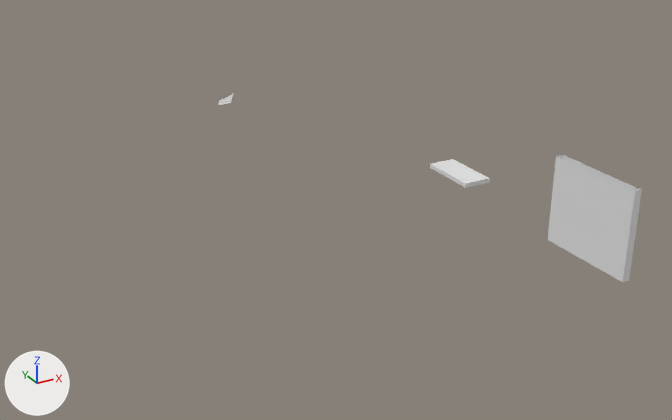
The Blender file Assets/models/cave/room02/room02a.blend as it was, and as the next commit left it.
Camera for both pictures: a 50 mm camera at (-155.7, -99.3, 23.7) aimed at (-130.3, -53.2, 0.6). The lights are fixed; the arrows at lower left show +X, +Y and +Z. Materials are left out; every surface is plain grey.

The first picture shows '02a.001_room', '02b_connector', 'leo_center', 'leo_frame'.
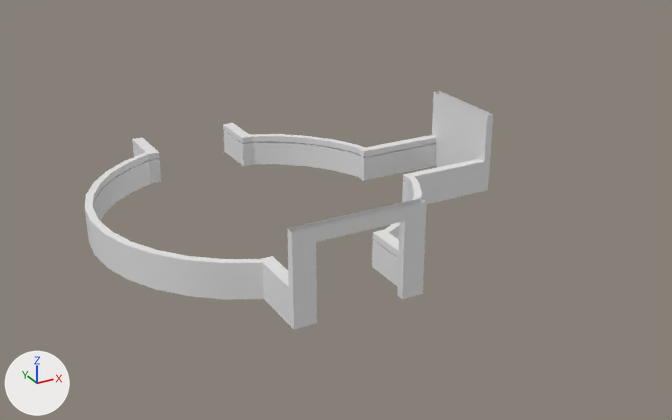
ob_leo_door is not drawn itself; it is the parent of ob_leo_center, ob_leo_frame.

Patch to the scene script:
```diff
--- a/Assets/models/cave/room02/room02a.blend.py
+++ b/Assets/models/cave/room02/room02a.blend.py
@@ me_cube_002 @@
 me_cube_002.from_pydata(...)  # 8 vertices, 6 faces; spans x -0.24..0.24, y -2.04..2.04, z -2.67..1.59
 # used by ob_leo_center; parent = ob_leo_door; location = (-120.1, -50.38, 2.335)
+# me_cube_002 part 1: all faces are now shaded smooth (6 of 6 changed)
@@ me_cube @@
 # used by ob_leo_frame; parent = ob_leo_door; location = (-120.1, -50.38, 2.335)
-me_cube.from_pydata(...)  # 24 vertices, 16 faces; spans x -0.24..0.24, y -3.07..3.07, z -2.67..2.67
+me_cube.from_pydata(...)  # 120 vertices, 104 faces; spans x -6.21..0.24, y -3.07..3.07, z -2.67..2.67
+# me_cube part 2: 4 vertices removed from x 0.24, y -3.07..3.07, z 1.59; 100 vertices added at x -6.21..0.24, y -3.07..3.07, z -2.67..2.67
+# me_cube part 3: the surface is now shaded smooth
@@ me_cylinder @@
+me_cylinder.from_pydata(...)  # 201 vertices, 154 faces; spans x -10.2..14.2, y -9.5..9.5, z -3.8..1.1
+me_cylinder.polygons.foreach_set('use_smooth', [True] * 154)
@@ me_cube_007 @@
+me_cube_007.from_pydata(...)  # 120 vertices, 104 faces; spans x -6.21..-2.24, y -3.82..3.82, z -2.67..2.67
@@ me_cube_008 @@
+me_cube_008.from_pydata(...)  # 72 vertices, 54 faces; spans x -6.21..-2.72, y -3.82..3.82, z -2.67..-0.52
@@ ob_02a_001_room @@
 _m = ob_02a_001_room.modifiers.new('Mask.001', 'MASK')
 _m.vertex_group = 'bottom'
+ob_02a_001_room.hide_set(True)  # wire or fog, not drawn
@@ ob_02b_connector @@
-ob_02b_connector = bpy.data.objects.new('02b_connector', me_cube_003)
-ob_02b_connector.location = (-118.97, -50.38, -0.08)
@@ ob_leo_door @@
 ob_leo_door = bpy.data.objects.new('leo_door', None)
-ob_leo_door.location = (-120.1, -64.4, 2.335)
+ob_leo_door.location = (-119.0, -50.32, 2.335)
@@ ob_curved_wall_000 @@
+ob_curved_wall_000 = bpy.data.objects.new('curved_wall.000', me_cylinder)
+ob_curved_wall_000.location = (-134.41, -50.32, 0.74)
+_m = ob_curved_wall_000.modifiers.new('EdgeSplit', 'EDGE_SPLIT')
@@ ob_scorpio_frame @@
+ob_scorpio_frame = bpy.data.objects.new('scorpio_frame', me_cube_007)
+ob_scorpio_frame.parent = ob_scorpio_door
+ob_scorpio_frame.matrix_parent_inverse = Matrix(((1.0, 0.0, 0.0, 134.4), (0.0, 1.0, 0.0, 65.55), (0.0, 0.0, 1.0, -2.335), (0.0, 0.0, 0.0, 1.0)))
+ob_scorpio_frame.location = (-134.4, -65.54, 2.335)
+ob_scorpio_frame.rotation_euler = (0.0, 0.0, -1.571)  # degrees (0, 0, -90)
+_m = ob_scorpio_frame.modifiers.new('EdgeSplit', 'EDGE_SPLIT')
@@ ob_scorpio_door @@
+ob_scorpio_door = bpy.data.objects.new('scorpio_door', None)
+ob_scorpio_door.location = (-134.4, -65.55, 2.335)
@@ ob_scorpio_frame_001 @@
+ob_scorpio_frame_001 = bpy.data.objects.new('scorpio_frame.001', me_cube_008)
+ob_scorpio_frame_001.parent = ob_scorpio_door
+ob_scorpio_frame_001.matrix_parent_inverse = Matrix(((1.0, 0.0, 0.0, 134.4), (0.0, 1.0, 0.0, 65.55), (0.0, 0.0, 1.0, -2.335), (0.0, 0.0, 0.0, 1.0)))
+ob_scorpio_frame_001.location = (-134.4, -35.1, 2.335)
+ob_scorpio_frame_001.rotation_euler = (0.0, 0.0, 1.571)  # degrees (0, 0, 90)
+_m = ob_scorpio_frame_001.modifiers.new('EdgeSplit', 'EDGE_SPLIT')
```

What differs and where, as boxes (x1, y1, x2, y2) in the pictures (672 x 420 px):
'curved_wall.000', added: after (85, 134, 422, 300)
'leo_frame', reshaped, moved (42% wider, 12% shorter): before (548, 154, 642, 282); after (359, 91, 493, 204)
'scorpio_frame', added: after (261, 198, 427, 330)
'leo_center', shading changed, moved: before (559, 179, 618, 274); after (439, 110, 477, 167)
'scorpio_frame.001', added: after (132, 123, 253, 184)
'02b_connector', deleted: before (430, 159, 490, 188)
'02a.001_room', hidden: before (218, 94, 234, 105)
part 2 of me_cube, built on: before (557, 154, 642, 282); after (359, 91, 493, 204)
